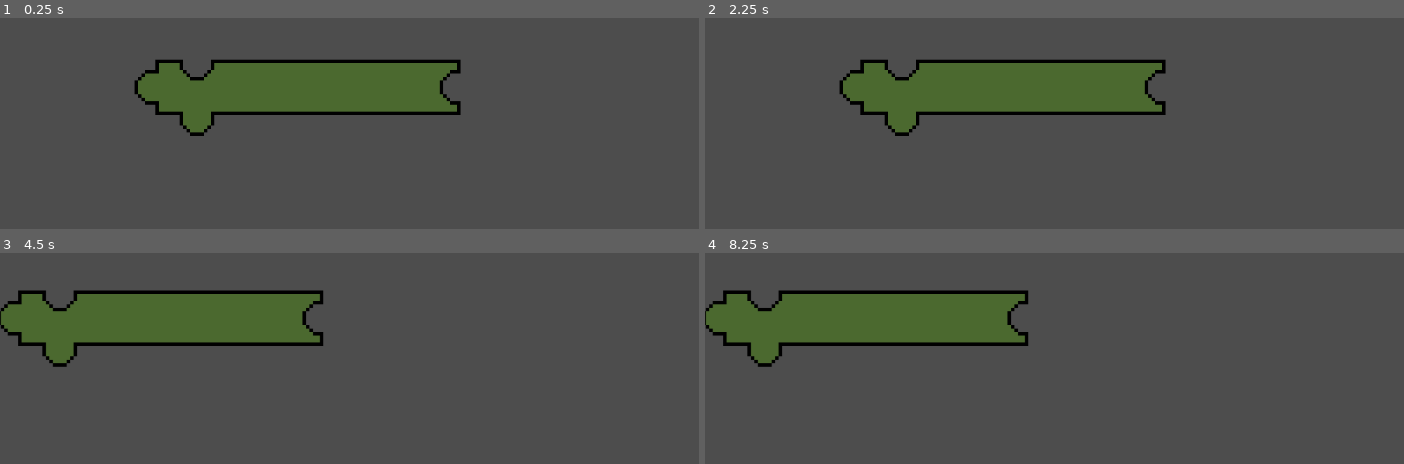
Above: before the commit, frames 1-4 (two rows, left to right).
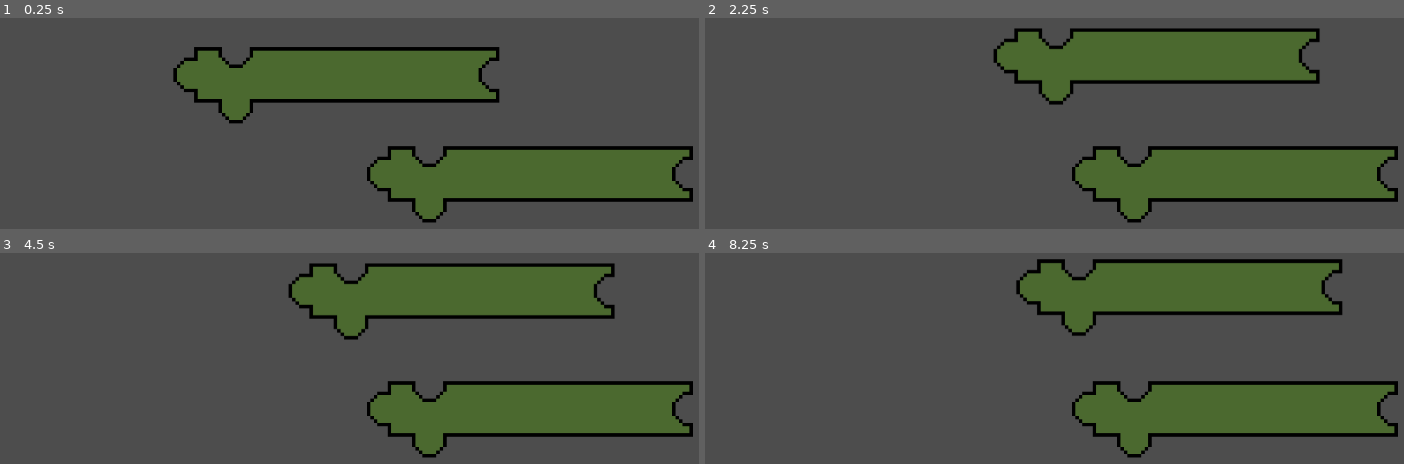
Above: after the commit, the same moments.

Repository: MoonBasedKas/pizzaProtocol
Game: Godot game, scene res://scenes/codeMenu.tscn
Two runs of this game, one before a commit and one after it. Both use one fixed random seed, a clock stepped at 60 frames per second and the inputs below. This scene is started directly instead of the project's main scene.
Inputs (mouse positions are in pixels of both pictures, inside the frame that each line leads up to):
- Up to frame 1 (0.25 s): no input
- Up to frame 2 (2.25 s): tap Enter at 0.5, 2 s; move the mouse to (1278, 129) at 0.52 s; click (1278, 129) at 0.6 s; tap Space at 1.25 s; move the mouse to (942, 174) at 1.27 s; click (942, 174) at 1.35 s; move the mouse to (1187, 53) at 2.02 s; click (1187, 53) at 2.1 s
- Up to frame 3 (4.5 s): tap Space at 2.75, 4.25 s; move the mouse to (outside the picture) at 2.77 s; click (outside the picture) at 2.85 s; tap Enter at 3.5 s; move the mouse to (636, 455) at 3.52 s; click (636, 455) at 3.6 s; move the mouse to (160, 320) at 4.27 s; click (160, 320) at 4.35 s
- Up to frame 4 (8.25 s): move the mouse to (1145, 388) at 5.02 s; click (1145, 388) at 5.1 s; move the mouse to (984, 276) at 5.77 s; click (984, 276) at 5.85 s; move the mouse to (1278, 364) at 6.52 s; click (1278, 364) at 6.6 s; move the mouse to (942, 409) at 7.27 s; click (942, 409) at 7.35 s; move the mouse to (1187, 288) at 8.02 s; click (1187, 288) at 8.1 s

The runs differ from the first frame. In frame 1, 21% of the frame differs, in the area x 19-100%, y 13-98%; in frame 2, 30%; in frame 3, 35%; in frame 4, 35%, in the area x 0-100%, y 2-98%.

Commit message:
Fixed tranparency issue

Diff:
--- a/pizzaprotocol/blockBehavior.gd
+++ b/pizzaprotocol/blockBehavior.gd
@@ -1,8 +1,8 @@
 extends CharacterBody2D
-var speed = 50
+var speed = 20
 # Gets the sprite object and if it was clicked move it.
 func _physics_process(delta):
-	var sprite = get_node("blockSprite")
+	var sprite = get_node("ClickableArea")
 	if (sprite.isClicked()):
 		# Basically a magical version of slide and move just obectively better.
 		global_position = lerp(global_position, get_global_mouse_position(), speed * delta)
--- a/pizzaprotocol/codeBlocks/block.tscn
+++ b/pizzaprotocol/codeBlocks/GenericCodeBlock.tscn
@@ -1,8 +1,8 @@
 [gd_scene load_steps=8 format=3 uid="uid://k44tu0keq5af"]
 
-[ext_resource type="Script" uid="uid://btpu5spj2w11a" path="res://blockBehavior.gd" id="1_67hbe"]
-[ext_resource type="Texture2D" uid="uid://dfgyvm6hhyugs" path="res://codeBlocks/blockSprites/GenericBlock.png" id="2_js6f4"]
-[ext_resource type="Script" uid="uid://cg31bk3e65llc" path="res://codeBlocks/block_sprite.gd" id="3_js6f4"]
+[ext_resource type="Script" uid="uid://btpu5spj2w11a" path="res://blockBehavior.gd" id="1_jl6ti"]
+[ext_resource type="Texture2D" uid="uid://dfgyvm6hhyugs" path="res://codeBlocks/blockSprites/GenericBlock.png" id="2_gbdc3"]
+[ext_resource type="Script" uid="uid://rej7cm5d3hx" path="res://codeBlocks/clickable_area.gd" id="4_gbdc3"]
 
 [sub_resource type="CircleShape2D" id="CircleShape2D_js6f4"]
 radius = 24.3311
@@ -16,13 +16,12 @@
 [sub_resource type="CircleShape2D" id="CircleShape2D_5nf5k"]
 radius = 23.0868
 
-[node name="CharacterBody2D" type="CharacterBody2D"]
-script = ExtResource("1_67hbe")
+[node name="GenericCodeBlock" type="CharacterBody2D"]
+script = ExtResource("1_jl6ti")
 
 [node name="blockSprite" type="Sprite2D" parent="."]
 position = Vector2(1, 37)
-texture = ExtResource("2_js6f4")
-script = ExtResource("3_js6f4")
+texture = ExtResource("2_gbdc3")
 
 [node name="leftConnector" type="CollisionShape2D" parent="."]
 position = Vector2(-213, -3)
@@ -39,3 +38,9 @@
 [node name="rightConnector" type="CollisionShape2D" parent="."]
 position = Vector2(222, -3)
 shape = SubResource("CircleShape2D_5nf5k")
+
+[node name="ClickableArea" type="Area2D" parent="."]
+script = ExtResource("4_gbdc3")
+
+[node name="ClickableAreaPolygon" type="CollisionPolygon2D" parent="ClickableArea"]
+polygon = PackedVector2Array(236, -42, -119, -40, -135, -15, -154, -14, -167, -38, -201, -41, -202, -23, -216, -25, -233, -11, -233, 2, -214, 20, -202, 19, -201, 34, -166, 35, -166, 48, -152, 63, -136, 65, -120, 48, -123, 37, 234, 34, 234, 17, 208, 4, 208, -8, 221, -25, 231, -25)
--- /dev/null
+++ b/pizzaprotocol/codeBlocks/clickable_area.gd
@@ -0,0 +1,23 @@
+extends Area2D
+
+var clicked = false
+var inside = false
+
+
+func _mouse_enter():
+	inside = true
+
+func _mouse_exit():
+	inside = false
+
+
+
+func _physics_process(delta):
+	if Input.is_action_just_pressed("click") && inside:
+		clicked = true
+	elif Input.is_action_just_released("click"):
+		clicked = false
+
+
+func isClicked():
+	return clicked
--- a/pizzaprotocol/project.godot
+++ b/pizzaprotocol/project.godot
@@ -19,6 +19,14 @@
 
 project/assembly_name="PizzaProtocol"
 
+[input]
+
+click={
+"deadzone": 0.2,
+"events": [Object(InputEventMouseButton,"resource_local_to_scene":false,"resource_name":"","device":-1,"window_id":0,"alt_pressed":false,"shift_pressed":false,"ctrl_pressed":false,"meta_pressed":false,"button_mask":0,"position":Vector2(0, 0),"global_position":Vector2(0, 0),"factor":1.0,"button_index":1,"canceled":false,"pressed":false,"double_click":false,"script":null)
+]
+}
+
 [rendering]
 
 renderer/rendering_method="gl_compatibility"
--- a/pizzaprotocol/scenes/codeMenu.tscn
+++ b/pizzaprotocol/scenes/codeMenu.tscn
@@ -1,8 +1,11 @@
 [gd_scene load_steps=2 format=3 uid="uid://cqcoknf12ki0m"]
 
-[ext_resource type="PackedScene" uid="uid://k44tu0keq5af" path="res://codeBlocks/block.tscn" id="1_v6n8u"]
+[ext_resource type="PackedScene" uid="uid://k44tu0keq5af" path="res://codeBlocks/GenericCodeBlock.tscn" id="1_v6n8u"]
 
 [node name="Node2D" type="Node2D"]
 
-[node name="CharacterBody2D" parent="." instance=ExtResource("1_v6n8u")]
-position = Vector2(428, 233)
+[node name="GenericCodeBlock" parent="." instance=ExtResource("1_v6n8u")]
+position = Vector2(484, 215)
+
+[node name="GenericCodeBlock2" parent="." instance=ExtResource("1_v6n8u")]
+position = Vector2(763, 358)
Not shown, added: pizzaprotocol/codeBlocks/clickable_area.gd.uid
